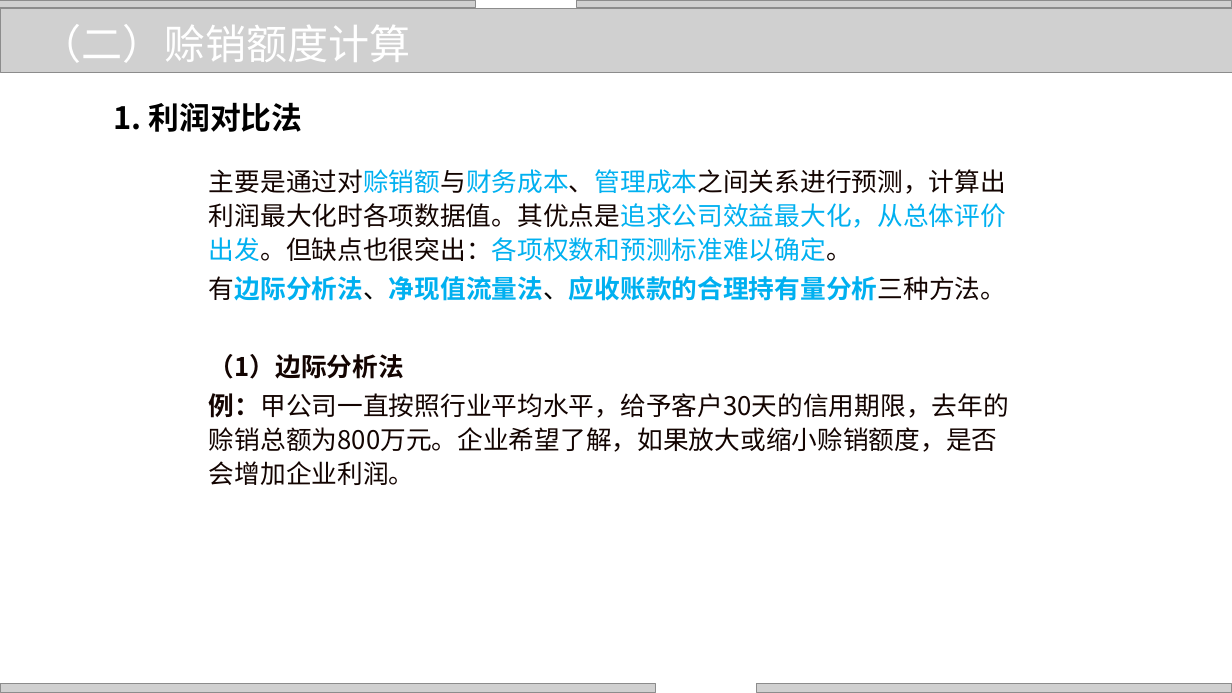
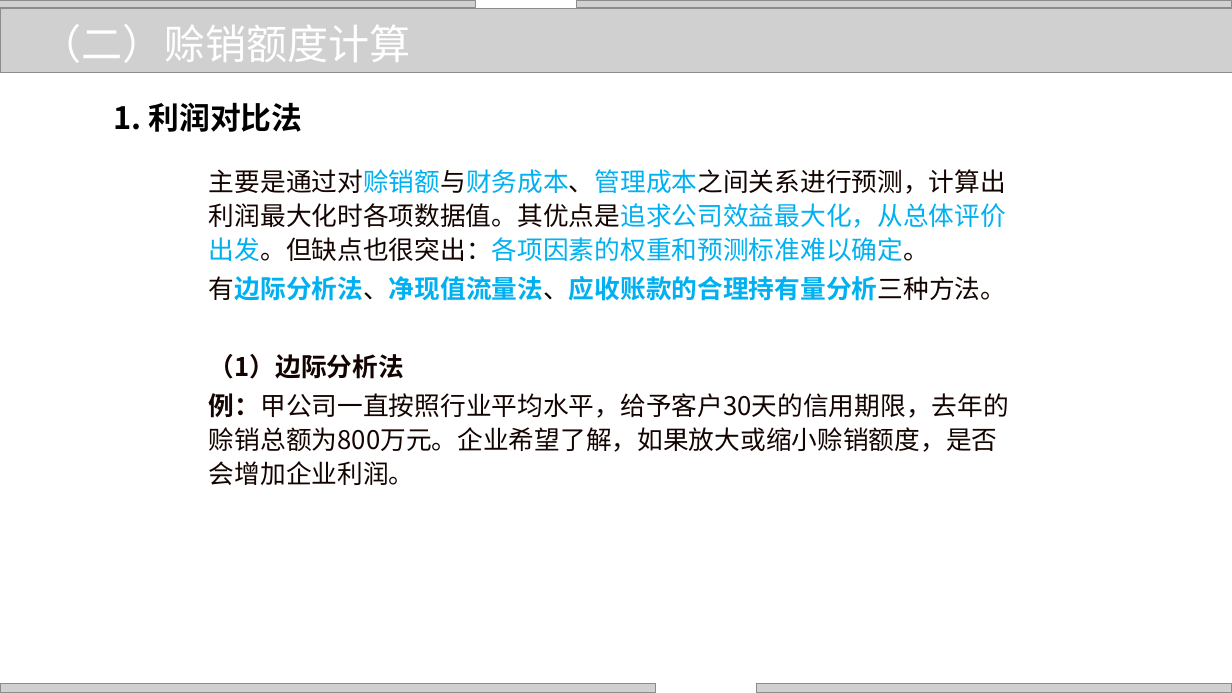
Before and after one commit to zhangjianzhang/internet_credit, a slide deck: slide 26 of files/slides/lecture_10.pptx. Drawn at 1232x693 pixels with LibreOffice and Linux fonts; fonts in the diff are those of the drawing; grey boxes stand for pictures; background and template pictures are left out. Boxes give left, top, right and bottom in pixels: in the first picture for what was removed or moved away, otherwise in the second. Text is boxed around its words. In the diff, an @@ line names an element or a change of style, - is before the commit and + after.

```diff
--- a/files/slides/lecture_10.pptx
+++ b/files/slides/lecture_10.pptx
@@ text at box(209, 169, 1006, 261): text changed @@
-主要是通过对赊销额与财务成本、管理成本之间关系进行预测，计算出利润最大化时各项数据值。其优点是追求公司效益最大化，从总体评价出发。但缺点也很突出：各项权数和预测标准难以确定。
+主要是通过对赊销额与财务成本、管理成本之间关系进行预测，计算出利润最大化时各项数据值。其优点是追求公司效益最大化，从总体评价出发。但缺点也很突出：各项因素的权重和预测标准难以确定。
```
Also in this commit, not shown: 5 other slides changed, 5 other files.
